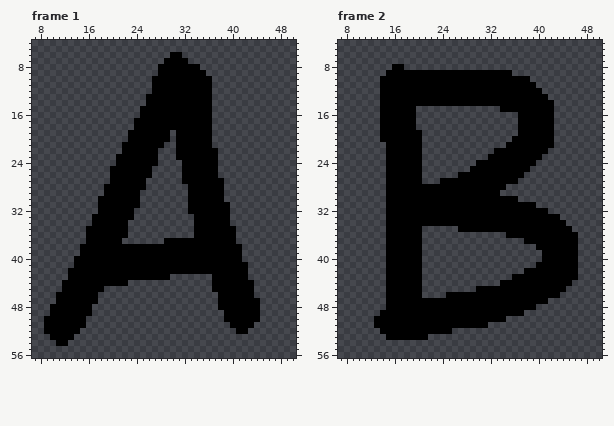
A pixel-art file gets an edit: LanturnGame/Resources/abc.aseprite. Above, as it was before the edit.
64x64 pixels, 3 frames. Shown: frame 1: x 7..50, y 4..56; frame 2: x 7..50, y 4..56. The commit also changed other frames, which this record leaves out.
Once edited:
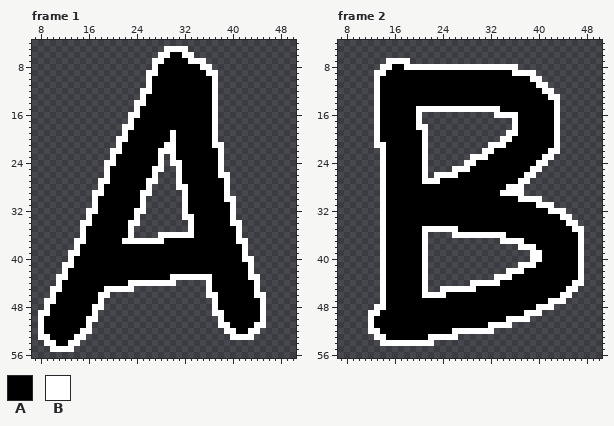
Palette (. is transparent): A #000000  B #ffffff
Difference:
Changed rows in their new state; - is an unchanged pixel.
Frame 1:
first column x 8:
 5 ---------------------BBBB-------------
 6 --------------------BB--BB------------
 7 -------------------BB----BBB----------
 8 -------------------B-------BB---------
 9 ------------------BB--------BB--------
10 ------------------B----------B--------
11 ------------------B----------B--------
12 -----------------BB----------B--------
13 -----------------B-----------B--------
14 ----------------BB-----------B--------
15 ----------------B------------B--------
16 ---------------BB------------B--------
17 ---------------B-------------B--------
18 --------------BB-------------B--------
19 --------------B-------B------B--------
20 -------------BB-------B------B--------
21 -------------B-------BB------BB-------
22 ------------BB------BBB-------B-------
23 ------------B-------B-B-------B-------
24 -----------BB-------B-BB------B-------
25 -----------B-------BB--B------B-------
26 -----------B-------B---B------BB------
27 ----------BB------BB---B-------B------
28 ----------B-------B----BB------B------
29 ---------BB------BB-----B------B------
30 ---------B-------B------B------BB-----
31 ---------B-------B------B-------B-----
32 --------BB------BB------B-------B-----
33 --------B-------B-------BB------B-----
34 -------BB------BB--------B------BB----
35 -------B-------B---------B-------B----
36 -------B-------B----BBBBBB-------B----
37 ------BB------BBBBBBB------------BB---
38 ------B---------------------------B---
39 -----BB---------------------------B---
40 -----B----------------------------BB--
41 ----BB-----------------------------B--
42 ----B------------------------------B--
43 ---BB-----------------BBBBBBB------BB-
44 ---B-----------BBBBBBBB-----B-------B-
45 --BB-------BBBBB------------B-------B-
46 --B-------BB----------------BB------BB
47 -BB-------B------------------B-------B
48 -B-------BB------------------B-------B
49 BB-------B-------------------BB------B
50 B-------BB--------------------B------B
51 B-------B---------------------BB----BB
52 B------BB----------------------BB--BB-
53 BB----BB------------------------BBBB--
54 -BB--BB-------------------------------
55 --BBBB--------------------------------
Frame 2:
first column x 12:
 7 ---BBBB-----------------------------
 8 --BB--BBBBBBBBBBBBBBBBBBB-----------
 9 -BB---------------------BBBB--------
10 -B-------------------------BB-------
11 -B--------------------------BB------
12 -B---------------------------BB-----
13 -B----------------------------BB----
14 -B-----------------------------B----
15 -B------BBBBBBBBBBBBBB---------B----
16 -B------B------------BBBB------B----
17 -B------B---------------B------B----
18 -B------BB--------------B------B----
19 -B-------B-------------BB------B----
20 -B-------B------------BB-------B----
21 -BB------B----------BBB--------B----
22 --B------B---------BB---------BB----
23 --B------B-------BBB---------BB-----
24 --B------B------BB----------BB------
25 --B------B----BBB----------BB-------
26 --B------B-BBBB-----------BB--------
27 --B------BBB-------------BB---------
28 --B--------------------BBB----------
29 --B-------------------BBBB----------
30 --B----------------------BBBB-------
31 --B-------------------------BBB-----
32 --B---------------------------BBB---
33 --B-----------------------------BB--
34 --B------------------------------BB-
35 --B------BBBBBB-------------------BB
36 --B------B----BBBBBBBBB------------B
37 --B------B------------BBBB---------B
38 --B------B---------------BBB-------B
39 --B------B-----------------BB------B
40 --B------B-----------------BB------B
41 --B------B---------------BBB-------B
42 --B------B-------------BBB---------B
43 --B------B-----------BBB-----------B
44 --B------B-------BBBBB------------BB
45 --B------B--BBBBBB---------------BB-
46 --B------BBBB-------------------BB--
47 --B---------------------------BBB---
48 -BB-------------------------BBB-----
49 BB------------------------BBB-------
50 B----------------------BBBB---------
51 B-------------------BBBB------------
52 BB------------BBBBBBB---------------
53 -BB-------BBBBB---------------------
54 --BBBBBBBBB-------------------------
Where, in picture pixels (left, top, right, bottom), the same in both pictures:
added: (38, 46, 266, 352)
added: (368, 58, 584, 346)
